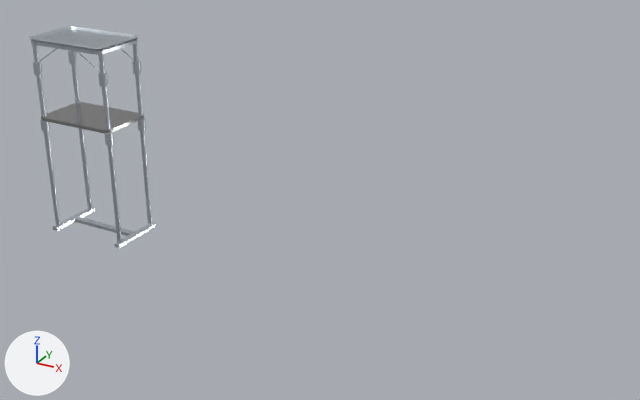
The FBX model Assets/_FBX/Tool/Tray.fbx, before and after one commit.
The view is the same before and after, from a 50 mm camera at (30.75, -3.1, 2.55) aimed at (28.51, 0.97, 0.51). The lights are fixed; the arrows at lower left show +X, +Y and +Z. Where no turn or scale is listed for an object, it has been applied to the vertices.

Names of what the first picture shows: 'Tray'.
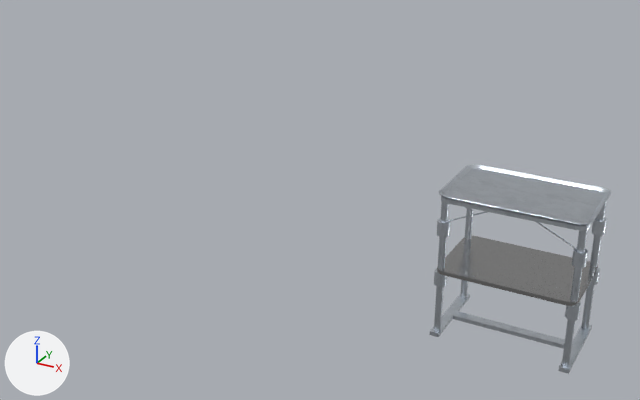
Changed parts and their boxes (x1, y1, x2, y2) in the pictures (640 x 400 px; the box of a moved part takes in the faces that stretch with it):
'Tray', reshaped, moved (43% wider): before (29, 26, 156, 248); after (429, 165, 611, 374)
part 1 of me_plane_001, moved or reshaped: before (29, 26, 139, 51); after (439, 165, 611, 226)
part 2 of me_plane_001, added: after (562, 230, 587, 367)
part 3 of me_plane_001, moved or reshaped: before (104, 132, 114, 146); after (572, 248, 588, 268)
part 4 of me_plane_001, moved or reshaped: before (78, 52, 100, 72); after (536, 222, 577, 250)
part 5 of me_plane_001, added: after (434, 201, 449, 331)
part 6 of me_plane_001, moved or reshaped: before (40, 119, 50, 132); after (437, 218, 451, 237)
part 7 of me_plane_001, moved or reshaped: before (38, 48, 57, 62); after (447, 212, 487, 222)
part 8 of me_plane_001, added: after (581, 203, 606, 329)
part 9 of me_plane_001, moved or reshaped: before (137, 117, 146, 131); after (591, 218, 607, 236)
part 10 of me_plane_001, added: after (460, 208, 474, 298)
part 11 of me_plane_001, moved or reshaped: before (53, 207, 156, 248); after (429, 293, 592, 374)
part 12 of me_plane_001, moved or reshaped: before (41, 102, 144, 133); after (441, 196, 591, 231)
part 13 of me_plane_001, moved or reshaped: before (31, 39, 138, 55); after (437, 236, 598, 306)
part 14 of me_plane_001, moved or reshaped: before (98, 72, 108, 87); after (565, 302, 581, 320)
part 15 of me_plane_001, moved or reshaped: before (33, 61, 43, 75); after (434, 269, 447, 287)
part 16 of me_plane_001, moved or reshaped: before (132, 61, 141, 75); after (589, 268, 600, 285)
part 17 of me_plane_001, moved or reshaped (not visible afterwards): before (68, 51, 77, 64)
part 18 of me_plane_001, deleted: before (70, 51, 92, 210)
part 19 of me_plane_001, deleted: before (133, 43, 152, 226)
part 20 of me_plane_001, deleted: before (32, 45, 60, 226)
part 21 of me_plane_001, deleted: before (98, 54, 122, 244)

Diff of the bpy script that builds the scene:
```diff
--- a/Assets/_FBX/Tool/Tray.fbx.py
+++ b/Assets/_FBX/Tool/Tray.fbx.py
@@ me_plane_001 @@
-me_plane_001.from_pydata(...)  # 1116 vertices, 796 faces; spans x -0.292..0.292, y -0.19..0.19, z 0.0..1.287
+me_plane_001.from_pydata(...)  # 1116 vertices, 796 faces; spans x -0.379..0.379, y -0.247..0.247, z 0.0..0.812
+# me_plane_001 part 1: the loose piece of 192 vertices spanning x -0.292..0.292, y -0.19..0.19, z 1.27..1.287 is scaled about its middle by (1.3, 1.3, 1), then moved by (0.0, 0.0, -0.475)
+# me_plane_001 part 2: a new loose piece, an 18-sided cylinder along z spanning x 0.323..0.36, y -0.217..-0.18, z 0.022..0.773, in mat_metallight
+# me_plane_001 part 3: the loose piece of 72 vertices spanning x 0.238..0.288, y -0.178..-0.127, z 0.689..0.766 is scaled about its middle by (1.3, 1.3, 1), then moved by (0.079, -0.046, -0.108)
+# me_plane_001 part 4: the loose piece of 18 vertices spanning x 0.055..0.255, y -0.155..-0.15, z 1.13..1.256 is scaled about its middle by (1.3, 1.3, 1), then moved by (0.046, -0.046, -0.475)
+# me_plane_001 part 5: a new loose piece, an 18-sided cylinder along z spanning x -0.36..-0.323, y -0.217..-0.18, z 0.022..0.773, in mat_metallight
+# me_plane_001 part 6: the loose piece of 72 vertices spanning x -0.288..-0.238, y -0.178..-0.127, z 0.689..0.766 is scaled about its middle by (1.3, 1.3, 1), then moved by (-0.079, -0.046, -0.108)
+# me_plane_001 part 7: the loose piece of 18 vertices spanning x -0.255..-0.055, y -0.155..-0.15, z 1.13..1.256 is scaled about its middle by (1.3, 1.3, 1), then moved by (-0.046, -0.046, -0.475)
+# me_plane_001 part 8: a new loose piece, an 18-sided cylinder along z spanning x 0.323..0.36, y 0.18..0.217, z 0.022..0.773, in mat_metallight
+# me_plane_001 part 9: the loose piece of 72 vertices spanning x 0.238..0.288, y 0.127..0.178, z 0.689..0.766 is scaled about its middle by (1.3, 1.3, 1), then moved by (0.079, 0.046, -0.108)
+# me_plane_001 part 10: a new loose piece, an 18-sided cylinder along z spanning x -0.36..-0.323, y 0.18..0.217, z 0.022..0.773, in mat_metallight
+# me_plane_001 part 11: the loose piece of 36 vertices spanning x -0.284..0.284, y -0.183..0.183, z 0.0..0.022 is scaled about its middle by (1.3, 1.3, 1)
+# me_plane_001 part 12: the loose piece of 48 vertices spanning x -0.279..0.279, y -0.182..0.182, z 0.766..0.786 is scaled about its middle by (1.3, 1.3, 1), then moved by (0.0, 0.0, 0.008), in mat_metallight
+# me_plane_001 part 13: the loose piece of 48 vertices spanning x -0.279..0.279, y -0.182..0.182, z 1.249..1.27 is scaled about its middle by (1.3, 1.3, 1), then moved by (0.0, 0.0, -0.876), in mat_metal (its picture is missing)
+# me_plane_001 part 14: the loose piece of 72 vertices spanning x 0.238..0.288, y -0.178..-0.127, z 1.056..1.133 is scaled about its middle by (1.3, 1.3, 1), then moved by (0.079, -0.046, -0.76)
+# me_plane_001 part 15: the loose piece of 72 vertices spanning x -0.288..-0.238, y -0.178..-0.127, z 1.056..1.133 is scaled about its middle by (1.3, 1.3, 1), then moved by (-0.079, -0.046, -0.76)
+# me_plane_001 part 16: the loose piece of 72 vertices spanning x 0.238..0.288, y 0.127..0.178, z 1.056..1.133 is scaled about its middle by (1.3, 1.3, 1), then moved by (0.079, 0.046, -0.76)
+# me_plane_001 part 17: the loose piece of 72 vertices spanning x -0.288..-0.238, y 0.127..0.178, z 1.056..1.133 is scaled about its middle by (1.3, 1.3, 1), then moved by (-0.079, 0.046, -0.76)
+# me_plane_001 part 18: the loose piece of 36 vertices spanning x -0.277..-0.249, y 0.139..0.167, z 0.022..1.249 is deleted
+# me_plane_001 part 19: the loose piece of 36 vertices spanning x 0.249..0.277, y 0.139..0.167, z 0.022..1.249 is deleted
+# me_plane_001 part 20: the loose piece of 36 vertices spanning x -0.277..-0.249, y -0.167..-0.139, z 0.022..1.249 is deleted
+# me_plane_001 part 21: the loose piece of 36 vertices spanning x 0.249..0.277, y -0.167..-0.139, z 0.022..1.249 is deleted
 me_plane_001.materials.append(mat_metallight)
@@ ob_tray @@
 ob_tray = bpy.data.objects.new('Tray', me_plane_001)
-ob_tray.location = (26.919, 0.889, 0.0)
+ob_tray.location = (29.687, 0.946, 0.0)
```
